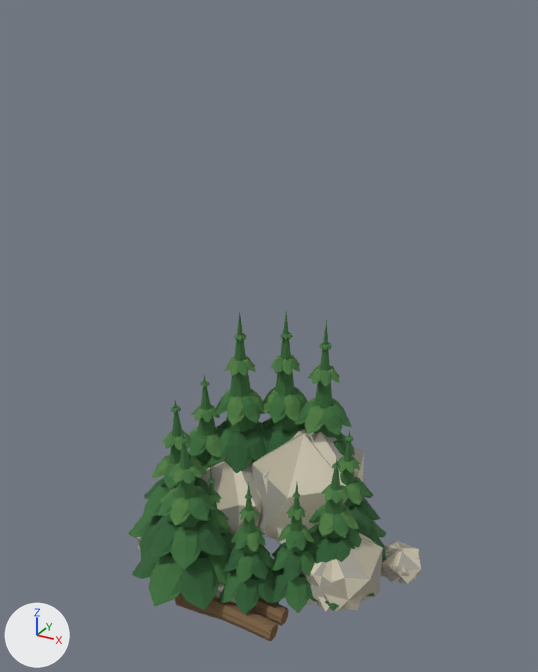
What one commit did to the glTF model Unity/Assets/Eldoria/World4XCanon/Resources/World4X/Blender/RegionOneResources.glb.
Both versions are drawn from a 50 mm lens placed at (9.13, -16.58, 16.16), pointed at (0.03, -0.03, 7.88). Every picture has the same lights, and +X, +Y and +Z are marked at lower left. The first picture is the older version. Where no turn or scale is listed for an object, it has been applied to the vertices.

Before the edit, the objects in view are built like this:
```python
ob_wood_crown_0 = bpy.data.objects.new('Wood crown 0', me_k_layered_fir_editable_branch_masses_001)
ob_wood_crown_0.parent = ob_resource_wood_0
ob_wood_crown_0.location = (-2.6, 0.7, 0.0)
ob_wood_crown_0.scale = (0.92, 0.92, 0.92)
ob_wood_crown_0_001 = bpy.data.objects.new('Wood crown 0.001', me_k_layered_fir_editable_branch_masses_003)
ob_wood_crown_0_001.parent = ob_resource_wood_1
ob_wood_crown_0_001.location = (-2.493, -1.016, 0.0)
ob_wood_crown_0_001.rotation_euler = (0.0, 0.0, 1.0)  # degrees (0, 0, 57)
ob_wood_crown_0_001.scale = (0.92, 0.92, 0.92)
ob_wood_crown_1 = bpy.data.objects.new('Wood crown 1', me_k_slender_fir_editable_branch_masses_001)
ob_wood_crown_1.parent = ob_resource_wood_0
ob_wood_crown_1.location = (0.8, 2.1, 0.0)
ob_wood_crown_1.rotation_euler = (0.0, 0.0, 1.7)  # degrees (0, 0, 97)
ob_wood_crown_1.scale = (1.18, 1.18, 1.18)
ob_wood_crown_1_001 = bpy.data.objects.new('Wood crown 1.001', me_k_slender_fir_editable_branch_masses_003)
ob_wood_crown_1_001.parent = ob_resource_wood_1
ob_wood_crown_1_001.location = (-0.634, 2.156, 0.0)
ob_wood_crown_1_001.rotation_euler = (0.0, 0.0, 2.7)  # degrees (0, 0, 155)
ob_wood_crown_1_001.scale = (1.18, 1.18, 1.18)
ob_wood_crown_2 = bpy.data.objects.new('Wood crown 2', me_k_layered_fir_editable_branch_masses_002)
ob_wood_crown_2.parent = ob_resource_wood_0
ob_wood_crown_2.location = (2.3, -0.4, 0.0)
ob_wood_crown_2.rotation_euler = (0.0, 0.0, -2.883)  # degrees (0, 0, -165)
ob_wood_crown_2.scale = (0.78, 0.78, 0.78)
ob_wood_crown_2_001 = bpy.data.objects.new('Wood crown 2.001', me_k_layered_fir_editable_branch_masses_004)
ob_wood_crown_2_001.parent = ob_resource_wood_1
ob_wood_crown_2_001.location = (2.073, 1.073, 0.0)
ob_wood_crown_2_001.rotation_euler = (0.0, 0.0, -1.883)  # degrees (0, 0, -108)
ob_wood_crown_2_001.scale = (0.78, 0.78, 0.78)
ob_wood_crown_3 = bpy.data.objects.new('Wood crown 3', me_k_slender_fir_editable_branch_masses_002)
ob_wood_crown_3.parent = ob_resource_wood_0
ob_wood_crown_3.location = (-0.8, -1.9, 0.0)
ob_wood_crown_3.rotation_euler = (0.0, 0.0, -1.183)  # degrees (0, 0, -68)
ob_wood_crown_3.scale = (0.67, 0.67, 0.67)
ob_wood_crown_3_001 = bpy.data.objects.new('Wood crown 3.001', me_k_slender_fir_editable_branch_masses_004)
ob_wood_crown_3_001.parent = ob_resource_wood_1
ob_wood_crown_3_001.location = (0.513, -1.997, 0.0)
ob_wood_crown_3_001.rotation_euler = (0.0, 0.0, -0.183)  # degrees (0, 0, -10)
ob_wood_crown_3_001.scale = (0.67, 0.67, 0.67)
ob_wood_crown_3_002 = bpy.data.objects.new('Wood crown 3.002', me_k_slender_fir_editable_branch_masses_006)
ob_wood_crown_3_002.parent = ob_resource_wood_2
ob_wood_crown_3_002.location = (1.617, -1.279, 0.0)
ob_wood_crown_3_002.rotation_euler = (0.0, 0.0, 0.817)  # degrees (0, 0, 47)
ob_wood_crown_3_002.scale = (0.67, 0.67, 0.67)
# also in view: 'Wood crown 0.002' at (-1.32, -2.47, 2.88); 'Stone fractured mass 2.002' at (2.54, -0.48, 1.2); 'Stone fractured mass 1' at (0.76, 1.41, 2.11); 'Stone fractured mass 2.001' at (2.38, -0.49, 1.2); 'Stone fractured mass 1.002' at (0.57, 1.23, 2.11)
```
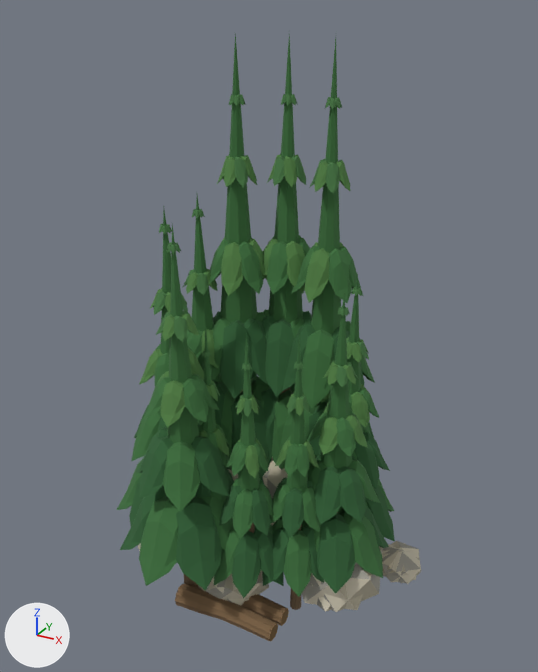
Pixel boxes (x1, y1, x2, y2) of what changed, in the pictures (538 x 672 px):
'Wood crown 0.002', rescaled (14% wider, 102% taller)
    before: (131, 431, 231, 611)
    after: (120, 225, 234, 590)
'Wood crown 1.002', rescaled
    before: (207, 311, 270, 473)
    after: (201, 33, 272, 481)
'Wood crown 1', rescaled (27% wider, 141% taller)
    before: (294, 319, 374, 498)
    after: (273, 38, 375, 470)
'Wood crown 2', rescaled
    before: (306, 459, 374, 610)
    after: (301, 291, 389, 594)
'Wood crown 1.001', rescaled
    before: (252, 312, 308, 460)
    after: (250, 35, 312, 462)
'Wood crown 3.001', rescaled (16% wider, 99% taller)
    before: (219, 482, 279, 615)
    after: (214, 333, 284, 598)
'Wood crown 3.002', rescaled (21% wider, 112% taller)
    before: (267, 483, 318, 613)
    after: (262, 333, 324, 610)
'Wood crown 0.001', rescaled
    before: (128, 401, 209, 559)
    after: (117, 210, 204, 526)
'Wood crown 2.001', rescaled
    before: (337, 430, 386, 560)
    after: (318, 273, 395, 541)
'Wood crown 0', rescaled
    before: (186, 375, 220, 470)
    after: (182, 195, 232, 470)
'Wood crown 3', rescaled
    before: (207, 470, 236, 561)
    after: (176, 321, 234, 563)
'Stone fractured mass 1.002', unchanged, covered by the edit
    before: (252, 434, 346, 539)
    after: (266, 456, 287, 525)

The change in detail:
Object 'Wood crown 0' (ob_wood_crown_0) is rescaled from (0.92, 0.92, 0.92) to (1.06, 1.06, 1.84).
Object 'Wood crown 1' (ob_wood_crown_1) is rescaled from (1.18, 1.18, 1.18) to (1.36, 1.36, 2.36).
Object 'Wood crown 2' (ob_wood_crown_2) is rescaled from (0.78, 0.78, 0.78) to (0.897, 0.897, 1.56).
Object 'Wood crown 3' (ob_wood_crown_3) is rescaled from (0.67, 0.67, 0.67) to (0.77, 0.77, 1.34).
Object 'Wood crown 0.001' (ob_wood_crown_0_001) is rescaled from (0.92, 0.92, 0.92) to (1.06, 1.06, 1.84).
Object 'Wood crown 1.001' (ob_wood_crown_1_001) is rescaled from (1.18, 1.18, 1.18) to (1.36, 1.36, 2.36).
Object 'Wood crown 2.001' (ob_wood_crown_2_001) is rescaled from (0.78, 0.78, 0.78) to (0.897, 0.897, 1.56).
Object 'Wood crown 3.001' (ob_wood_crown_3_001) is rescaled from (0.67, 0.67, 0.67) to (0.77, 0.77, 1.34).
Object 'Wood crown 0.002' (ob_wood_crown_0_002) is rescaled from (0.92, 0.92, 0.92) to (1.06, 1.06, 1.84).
Object 'Wood crown 1.002' (ob_wood_crown_1_002) is rescaled from (1.18, 1.18, 1.18) to (1.36, 1.36, 2.36).
Object 'Wood crown 3.002' (ob_wood_crown_3_002) is rescaled from (0.67, 0.67, 0.67) to (0.77, 0.77, 1.34).
